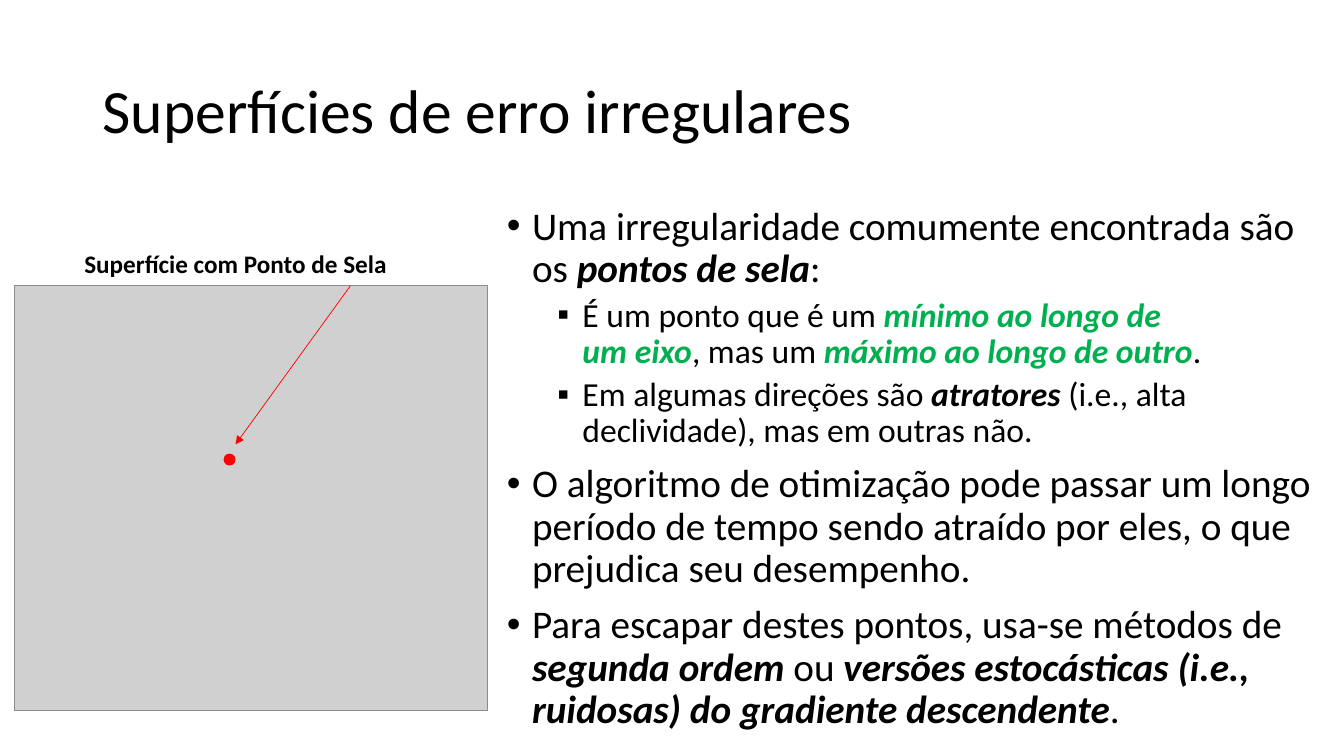
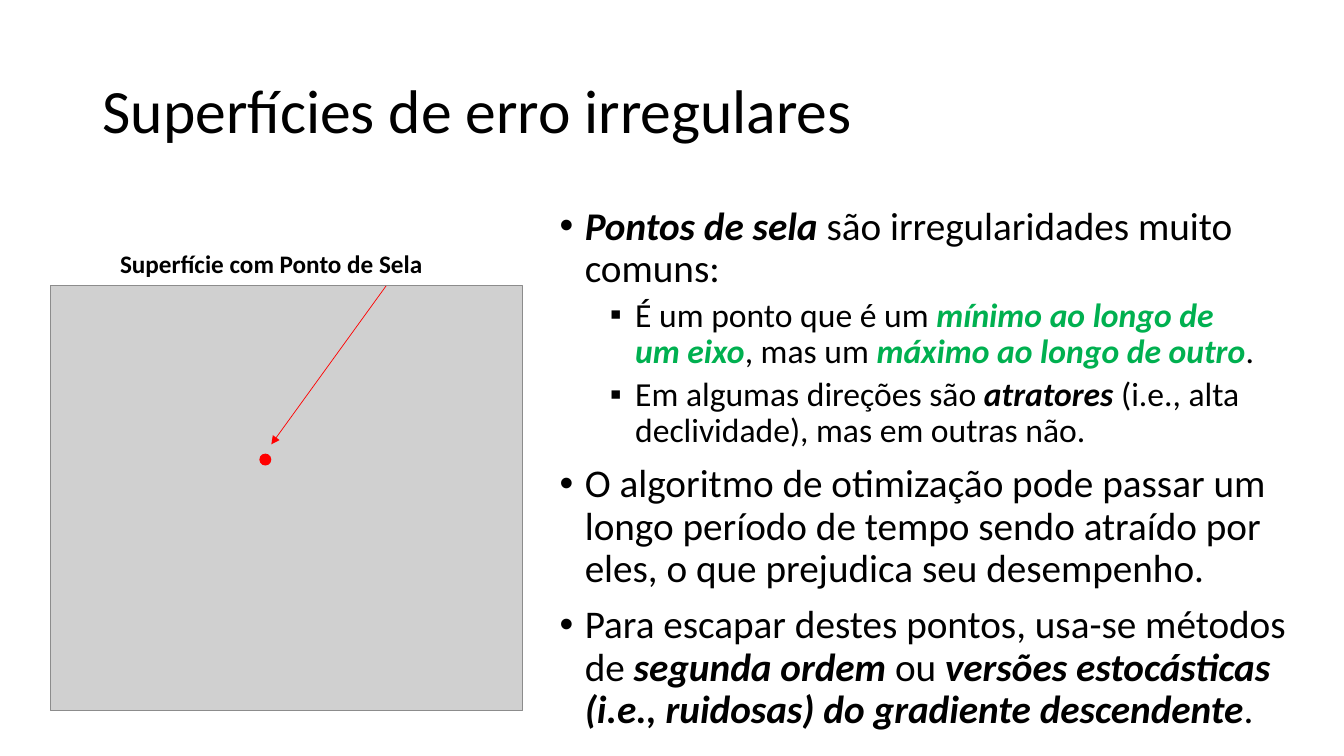
Before and after one commit to zz4fap/t320_aprendizado_de_maquina, a slide deck: slide 12 of slides/T320_Redes_Neurais_Artificiais (Parte III).pptx (slide 11 before the commit). Drawn at 1344x756 pixels with LibreOffice and Linux fonts; fonts in the diff are those of the drawing; grey boxes stand for pictures. Boxes give left, top, right and bottom in pixels: in the first picture for what was removed or moved away, otherwise in the second. Text is boxed around its words. In the diff, an @@ line names an element or a change of style, - is before the commit and + after.

```diff
--- a/slides/T320_Redes_Neurais_Artificiais (Parte III).pptx
+++ b/slides/T320_Redes_Neurais_Artificiais (Parte III).pptx
@@ text "Pontos de sela são irregularidades ...": place and size @@
-text "Pontos de sela são irregularidades ..." at bbox=[532, 212, 1310, 730]
+text "Pontos de sela são irregularidades ..." at bbox=[585, 212, 1285, 730]
@@ text at bbox=[585, 212, 1232, 283]: text changed @@
-• Uma irregularidade comumente encontrada são os pontos de sela:
+• Pontos de sela são irregularidades muito comuns:
@@ 1 picture, 1 text, 1 ellipse, 1 arrow: place and size @@
-1 picture, 1 text, 1 ellipse, 1 arrow at bbox=[14, 255, 487, 712]
+1 picture, 1 text, 1 ellipse, 1 arrow at bbox=[50, 255, 523, 712]
```
Also in this commit, not shown: 9 other slides changed, 1 slide added, 1 other file.
